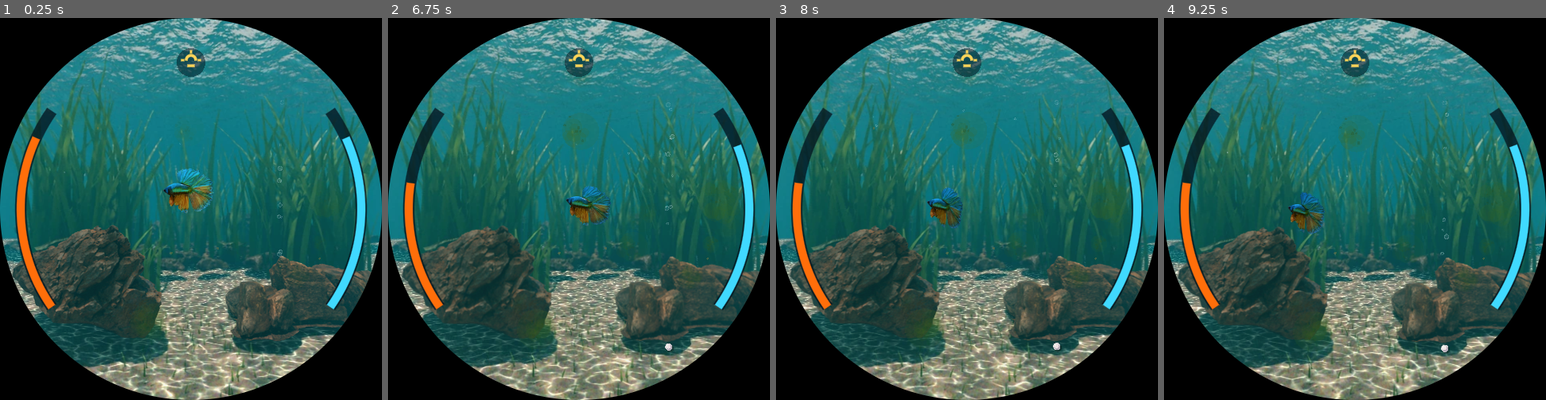
Above: before the commit, frames 1-4 (left to right).
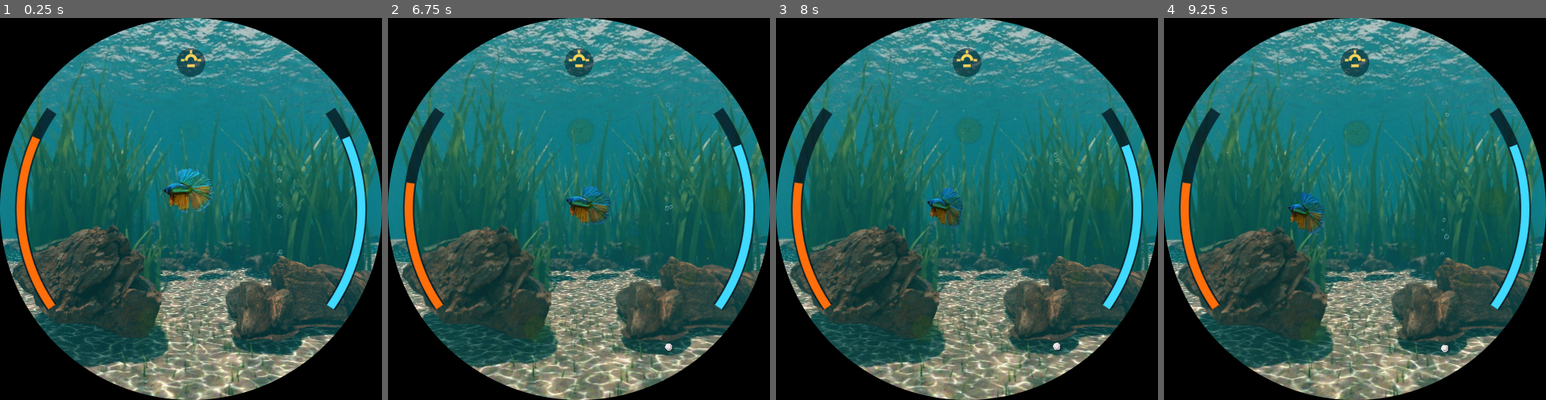
Above: after the commit, the same moments.

Repository: tunaiex/PETSHOP
Game: Godot game, scene res://sahneler/akvaryum.tscn
Two runs of this game, one before a commit and one after it. Both use one fixed random seed, a clock stepped at 60 frames per second and the inputs below.
Inputs (mouse positions are in pixels of both pictures, inside the frame that each line leads up to):
- Up to frame 1 (0.25 s): no input
- Up to frame 2 (6.75 s): tap Enter at 0.5 s; move the mouse to (663, 189) at 0.52 s; hold Right 0.53-1.25 s; tap Z at 0.6, 5.1 s; click (663, 189) at 0.67 s; drag from (502, 228) to (559, 285) at 1.27 s; move the mouse to (617, 124) at 2.02 s; hold Right 2.03-2.75 s; tap T at 2.1, 6.6 s; drag from (559, 285) to (464, 151) at 2.77 s; move the mouse to (693, 266) at 3.52 s; hold Left 3.53-4.25 s; tap 2 at 3.6 s; drag from (464, 151) to (521, 113) at 4.27 s; move the mouse to (598, 209) at 5.02 s; hold Down 5.03-5.75 s; click (598, 209) at 5.17 s; drag from (521, 113) to (502, 228) at 5.77 s; move the mouse to (663, 189) at 6.52 s; hold Up from 6.53 s (still down)
- Up to frame 3 (8 s): release Up at 7.25 s; drag from (890, 228) to (947, 285) at 7.27 s
- Up to frame 4 (9.25 s): move the mouse to (1393, 124) at 8.02 s; hold Down 8.03-8.75 s; tap 2 at 8.1 s; drag from (1335, 285) to (1240, 151) at 8.77 s

The runs differ from the first frame. In frame 1, less than 0.1% of the frame differs, in the area x 41-44%, y 78-81%; in frame 2, 0.1%, in the area x 41-90%, y 25-81%; in frame 3, 0.1%; in frame 4, 0.1%.

Commit message:
Jiroskoplu parallax ve sallayınca çalkalanan su, 3/4 yan açıyla kabarma, yosun tek doku (çizim çağrısı 230 -> 47), inci düzeltmesi
Co-Authored-By: Claude Opus 5.5 <noreply@anthropic.com>
Claude-Session: https://claude.ai/code/session_015MbJhn46P53U1WkoUEXvPy

Diff:
--- a/CepAkvaryumu_DerinlikV2/betikler/akvaryum.gd
+++ b/CepAkvaryumu_DerinlikV2/betikler/akvaryum.gd
@@ -82,9 +82,14 @@
 var yol := PackedVector2Array()  # parmagin izi (cam silme icin)
 var silme_aktif := false
 var kabarma_beklemesi := 0.0
+var bakis_hedefi := -PI / 2.0   # kameraya_bak sirasinda donulecek yon
 var paralaks := Vector2.ZERO     # -1..1, bilek egimi (yumusatilmis)
 var paralaks_hedef := Vector2.ZERO
 var egim_taban := Vector3.ZERO
+var egim_paralaks := Vector2.ZERO    # yercekiminden (yavas, egim)
+var jiro_paralaks := Vector2.ZERO    # jiroskoptan (aninda, sonra soner)
+var calkanti := 0.0                  # 0..1 saat sallaninca su calkalanir
+var _yuzey_calkanti := -1.0
 var paralaks_tabanlari := {}     # dugum -> asil konum
 var kameraya_bak := 0.0          # cam parlayinca balik kameraya (cama) bakar
 var cama_geliyor := false
@@ -172,6 +177,12 @@
 
 
 func _kostigi_guncelle(delta: float) -> void:
+	# Calkanti yavasca sakinlesir; yuzey dalgasi ve bitki sallanmasi buyur.
+	calkanti = move_toward(calkanti, 0.0, delta * 0.35)
+	if absf(calkanti - _yuzey_calkanti) > 0.01:
+		_yuzey_calkanti = calkanti
+		su_yuzeyi_malzeme.set_shader_parameter("guc", 0.0045 * (1.0 + 2.5 * calkanti))
+		su_yuzeyi_malzeme.set_shader_parameter("sallanma", 0.016 * (1.0 + 1.5 * calkanti))
 	# Bilek donusunden gelen akinti bitkileri o yone eger.
 	if absf(su_akintisi - bitki_akintisi) > 0.01:
 		bitki_akintisi = su_akintisi
@@ -325,6 +336,8 @@
 func _kabar(sure: float) -> void:
 	kabarma_beklemesi = sure + 2.0
 	balik_3d.kabar(sure)
+	# Gercek betta kabarirken yan doner: yuzgecler gorunsun diye 3/4 yan aci
+	bakis_hedefi = -PI / 2.0 + (1.15 if cos(sapma) >= 0.0 else -1.15)
 	kameraya_bak = sure
 	bekleme_suresi = sure
 	Ses.cal("kabarma")
@@ -402,6 +415,7 @@
 	balik_hedefi = yem_hedefi
 	bekleme_suresi = 0.0
 	kameraya_bak = 0.0
+	bakis_hedefi = -PI / 2.0
 	Ses.cal("yem")
 	_yemi_gorsellestir()
 
@@ -419,7 +433,7 @@
 			# Cama donup bakar (yuzu kameraya: sapma = -PI/2).
 			kameraya_bak -= delta
 			var donus := DONUS_HIZI * delta
-			sapma = wrapf(sapma + clampf(wrapf(-PI / 2.0 - sapma, -PI, PI), -donus, donus), -PI, PI)
+			sapma = wrapf(sapma + clampf(wrapf(bakis_hedefi - sapma, -PI, PI), -donus, donus), -PI, PI)
 			egim = move_toward(egim, 0.0, donus)
 			yon = Vector3(cos(egim) * cos(sapma), sin(egim), cos(egim) * sin(sapma))
 		return
@@ -586,7 +600,20 @@
 			egim_taban = yercekimi
 		egim_taban = egim_taban.lerp(yercekimi, minf(1.0, aralik * 0.25))
 		var fark := (yercekimi - egim_taban) / 2.5
-		paralaks_hedef = Vector2(-fark.x, fark.y).limit_length(1.0)
+		egim_paralaks = Vector2(-fark.x, fark.y).limit_length(1.0)
+
+	# --- Jiroskop: bilegi cevirdigin anda katmanlar o yone kayar, sonra soner.
+	# Kucuk titremeler (0,15 rad/sn alti) yok sayilir.
+	var j := Input.get_gyroscope()
+	var jv := Vector2(j.y, j.x)
+	if jv.length() > 0.15:
+		jiro_paralaks += jv * aralik * 0.9
+	jiro_paralaks = jiro_paralaks.lerp(Vector2.ZERO, minf(1.0, aralik * 1.6)).limit_length(1.0)
+	paralaks_hedef = (egim_paralaks + jiro_paralaks).limit_length(1.0)
+
+	# --- Calkanti: saat sallaninca su yuzeyi ve bitkiler daha cok dalgalanir
+	if absf(hareket_siddeti) > 0.05:
+		calkanti = maxf(calkanti, clampf(hareket_siddeti * 1.4, 0.0, 1.0))
 
 	# --- Jiroskop: bilek donusu suyu hafifce iter ---
 	var jiro := Input.get_gyroscope()
--- a/CepAkvaryumu_DerinlikV2/betikler/bakim.gd
+++ b/CepAkvaryumu_DerinlikV2/betikler/bakim.gd
@@ -30,7 +30,7 @@
 const KUM_MASKESI := preload("res://gorseller/kum_maske.png")
 # Magaza: urun -> inci fiyati
 const FIYAT := {"super_yem": 1, "filtre": 5, "renk_1": 3, "renk_2": 3}
-const RENK_ADLARI := ["Normal", "Gün batımı", "Ay ışığı"]
+const RENK_ADLARI := ["Normal ışık", "Gün batımı ışığı", "Ay ışığı"]
 
 var su := 85.0                       # 100 = berrak, 0 = cok kirli
 var su_gorunen := 85.0               # su degisiminde yumusak gecis icin
@@ -123,7 +123,7 @@
 			inci_birikim -= 1.0
 			inciler.append(_kumda_yer())
 		if inciler.size() >= INCI_EN_FAZLA:
-			inci_birikim = minf(inci_birikim, 1.0)
+			inci_birikim = 0.0  # kum doluyken birikmez; toplayinca yenisi 2 saat sonra
 	degisti.emit()
 
 
--- a/CepAkvaryumu_DerinlikV2/betikler/bakim_cizim.gd
+++ b/CepAkvaryumu_DerinlikV2/betikler/bakim_cizim.gd
@@ -7,6 +7,7 @@
 
 const MERKEZ := Vector2(240.0, 240.0)
 const KABARCIK := preload("res://gorseller/kabarcik.png")
+const YOSUN := preload("res://gorseller/yosun.png")  # 3 cesit leke, yan yana 96 px
 @onready var bakim: Node = get_parent()
 
 
@@ -99,20 +100,14 @@
 
 
 func _yosun() -> void:
-	# Cam yuzeyindeki yosun lekeleri: duzensiz, ust uste binen yumusak daireler.
+	# Cam yuzeyindeki yosun lekeleri: her leke tek doku cizimi (saat icin ucuz).
 	for leke in bakim.lekeler:
 		var l: float = leke["l"]
 		if l < 0.03:
 			continue
-		var rng := RandomNumberGenerator.new()
-		rng.seed = leke["t"]
-		var p: Vector2 = leke["p"]
-		var r: float = leke["r"] * (0.55 + 0.45 * l)
-		var renk := Color(0.27, 0.42, 0.10, 0.30 * l)
-		draw_circle(p, r, renk)
-		for i in 7:
-			var q := p + Vector2.from_angle(rng.randf() * TAU) * rng.randf_range(0.2, 0.85) * r
-			draw_circle(q, r * rng.randf_range(0.25, 0.55), Color(0.25, 0.40, 0.09, 0.32 * l))
-		for i in 6:
-			var q := p + Vector2.from_angle(rng.randf() * TAU) * rng.randf_range(0.0, 1.0) * r
-			draw_circle(q, rng.randf_range(0.8, 2.0), Color(0.17, 0.27, 0.05, 0.55 * l))
+		var t: int = leke["t"]
+		var r: float = leke["r"] * (0.55 + 0.45 * l) * 1.25
+		var kaynak := Rect2((t % 3) * 96, 0, 96, 96)
+		draw_set_transform(leke["p"], float(t % 628) / 100.0, Vector2.ONE)
+		draw_texture_rect_region(YOSUN, Rect2(-r, -r, r * 2.0, r * 2.0), kaynak, Color(1, 1, 1, minf(1.0, l * 1.3)))
+	draw_set_transform(Vector2.ZERO, 0.0, Vector2.ONE)
--- a/CepAkvaryumu_DerinlikV2/betikler/menu.gd
+++ b/CepAkvaryumu_DerinlikV2/betikler/menu.gd
@@ -40,7 +40,7 @@
 			var l := [["super_yem", "Süper yem", "1 inci · tam tok, mutlu"]]
 			l.append(["filtre", "Filtre", "Alındı ✓" if bakim.filtre else "5 inci · su 2 kat geç kirlenir"])
 			for i in [1, 2]:
-				var ad: String = bakim.RENK_ADLARI[i] + " ışığı"
+				var ad: String = bakim.RENK_ADLARI[i]
 				if bakim.renkler[i]:
 					l.append(["renk_%d" % i, ad, "Seçili" if bakim.isik_rengi == i else "Dokun: seç"])
 				else:
Binary file added: CepAkvaryumu_DerinlikV2/gorseller/yosun.png
Not shown, changed: CepAkvaryumu_DerinlikV2/BENI_OKU.md
